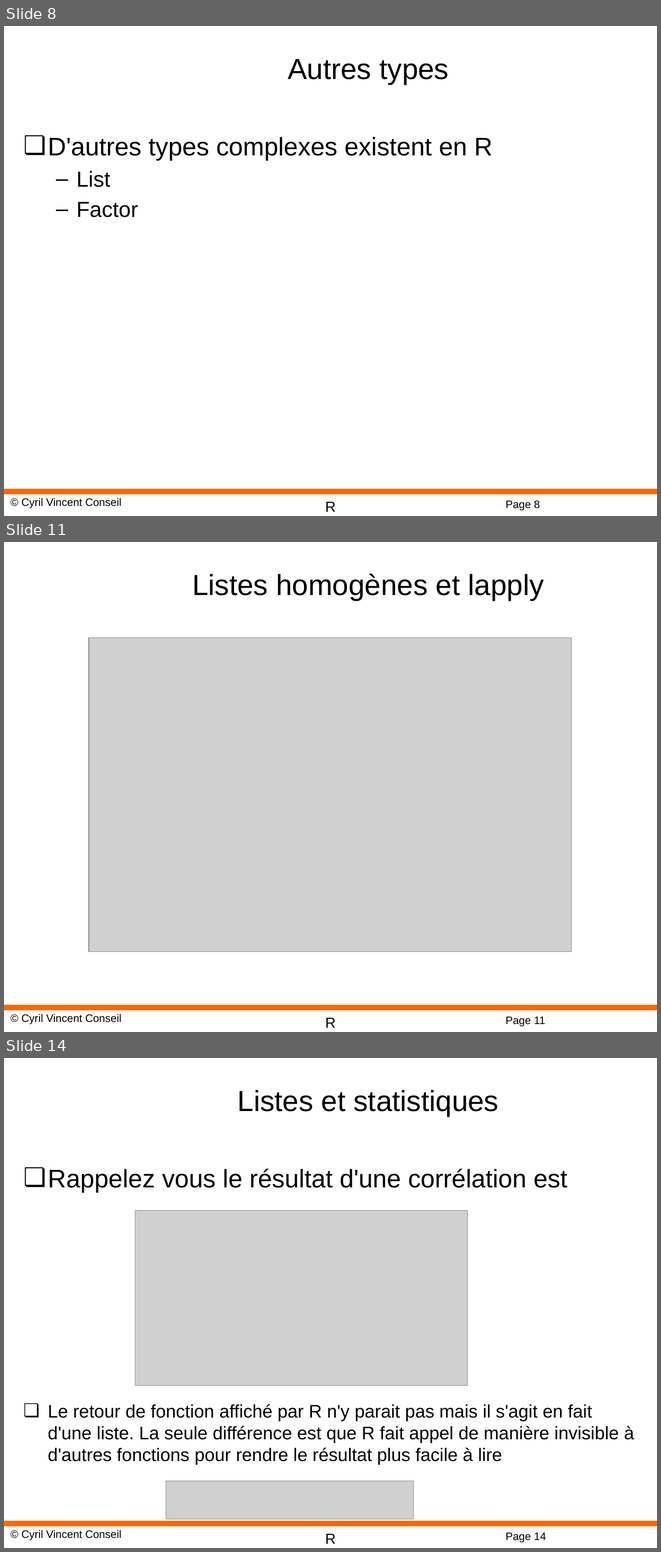
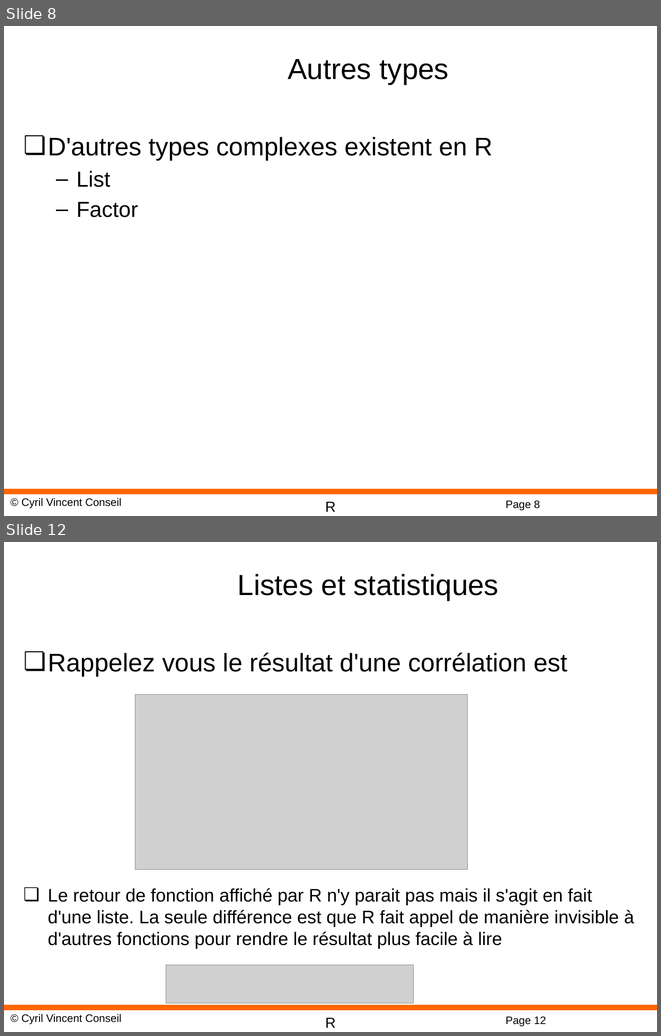
Before and after one commit to cyrilvincent/R, a slide deck: ppt/R-10-Dataframe.pptx. Shown one above the other, each under a label of ours: slides 8, 11 and 14 before the commit, slides 8 and 12 after it; the slides between them are not shown. The pictures are 661x1552 and 661x1036 pixels, drawn with LibreOffice and Linux fonts; fonts in the diff are those of the drawing; grey boxes stand for pictures; background and template pictures are left out. Boxes give left, top, right and bottom in pixels: in the first picture for what was removed or moved away, otherwise in the second. Text is boxed around its words. In the diff, an @@ line names an element or a change of style, - is before the commit and + after.

```diff
--- a/ppt/R-10-Dataframe.pptx
+++ b/ppt/R-10-Dataframe.pptx
@@ slide 11 removed at bbox=[4, 542, 657, 1032], background #FFFFFF; not listed: 4 template elements that a slide beside it also shows @@
@@ title removed at bbox=[192, 573, 544, 600] @@
-Listes homogènes et lapply
@@ picture removed at bbox=[89, 638, 572, 951] @@
@@ what was slide 14 is now slide 12 @@
@@ page number at bbox=[505, 1016, 546, 1026]: text changed @@
-Page 14
+Page 12
```
Also in this commit, not shown: 2 slides changed, 1 slide added, 2 other slides removed, 2 other files.
